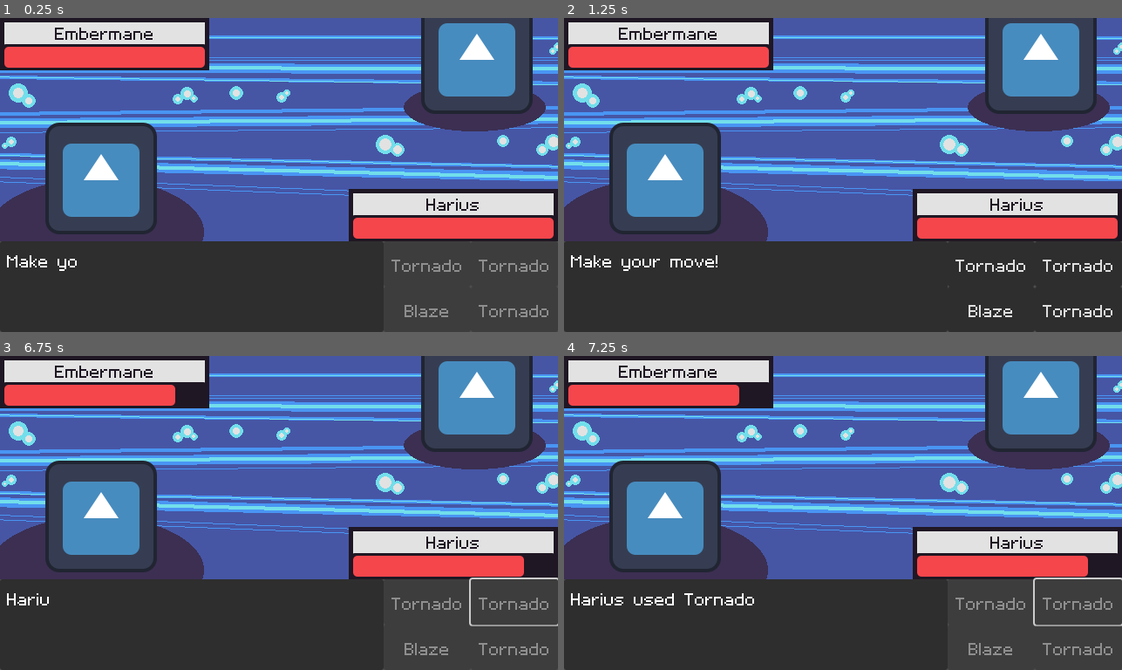
Above: before the commit, frames 1-4 (two rows, left to right).
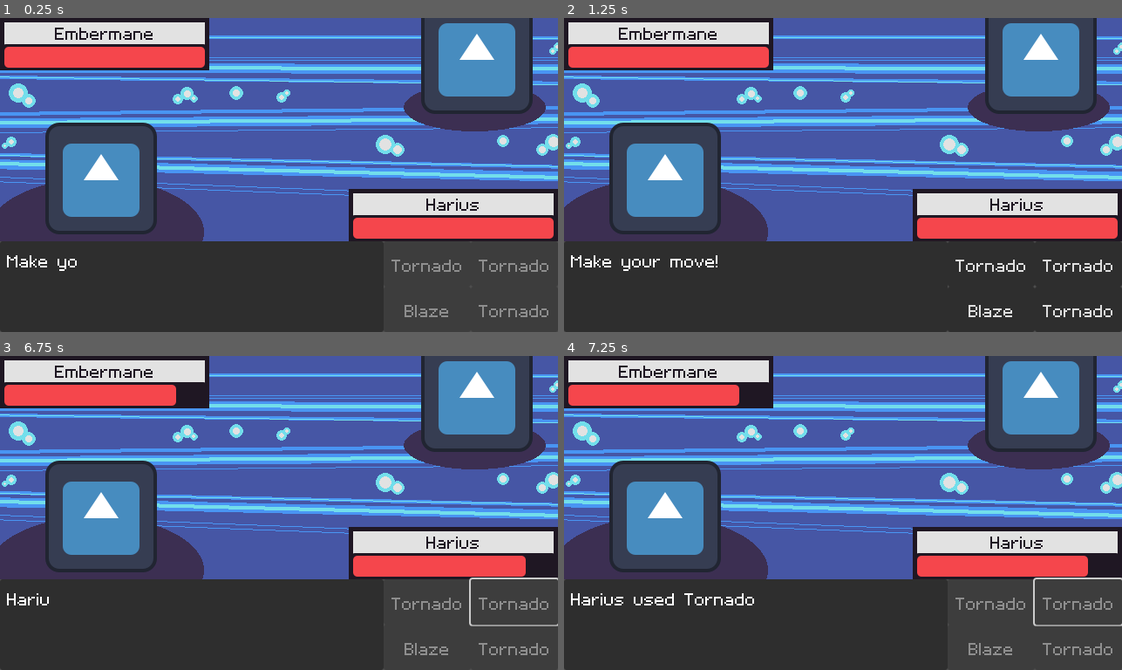
Above: after the commit, the same moments.

Repository: jadicodes/zodiac-battler
Game: Godot game, scene res://battle_arena/battle_arena.tscn
Same seed, same stepped clock (60 frames per second), same inputs: the game is played once before the commit and once after it. The engine's default icon, where the game draws it, is replaced by a stand-in: a white triangle on a blue panel in a dark square.
Inputs:
- Up to frame 1 (0.25 s): no input
- Up to frame 2 (1.25 s): tap Enter at 0.5 s; tap Space (advance_text) at 0.6 s
- Up to frame 3 (6.75 s): click "Tornado" at 1.25 s; tap Space (advance_text) at 2.1, 2.75, 2.85, 3.6, 4.35, 5, 5.1, 5.85 s; tap Enter at 3.5, 5.75 s; click "Tornado" at 6.5 s
- Up to frame 4 (7.25 s): no input

Frames 1-2 are identical in both runs. In frame 3, less than 0.1% of the frame differs, in the area x 30-95%, y 9-71%; in frame 4, nothing differs.

Commit message:
Tween health bar

Diff:
--- a/project/battle_arena/health_bar.gd
+++ b/project/battle_arena/health_bar.gd
@@ -1,10 +1,21 @@
 extends ProgressBar
 
 var _current_health: int
+var _tween_duration := 0.25
+var _tween: Tween
 
 
 func _update_health_bar() -> void:
-	value = _current_health
+	if _tween and _tween.is_running():
+		_tween.kill()
+
+	_tween = create_tween()
+	_tween.tween_property(
+		self,
+		"value",
+		_current_health,
+		_tween_duration
+	).set_trans(Tween.TRANS_SINE).set_ease(Tween.EASE_OUT)
 
 
 func add_health(amount: int) -> void:
--- a/project/battle_arena/player_info/player_info.tscn
+++ b/project/battle_arena/player_info/player_info.tscn
@@ -62,3 +62,4 @@
 [node name="HealthBar" parent="OpponentInfo/MarginContainer/Panel/VBoxContainer" instance=ExtResource("2_lem0m")]
 unique_name_in_owner = true
 layout_mode = 2
+value = 100.0
